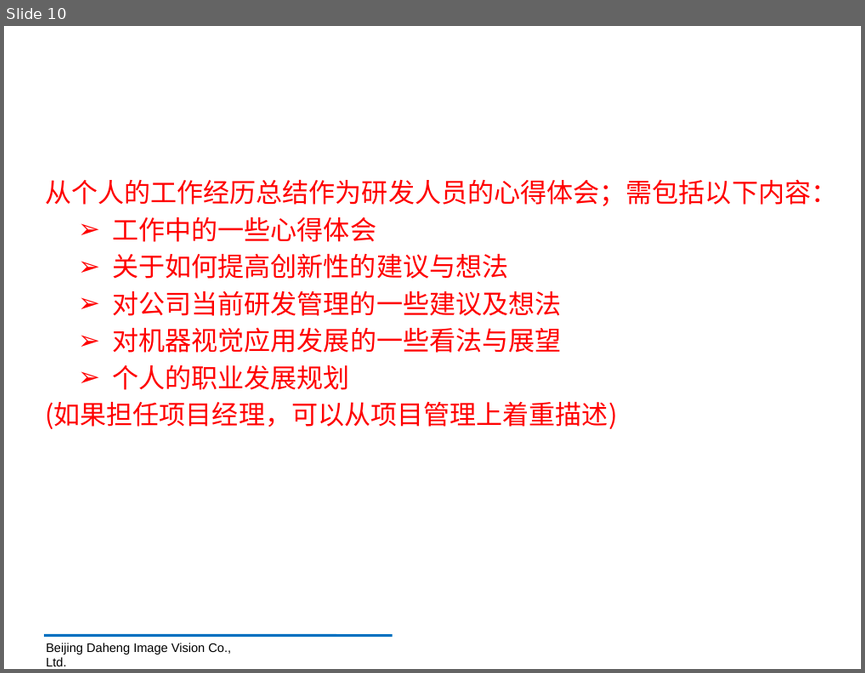
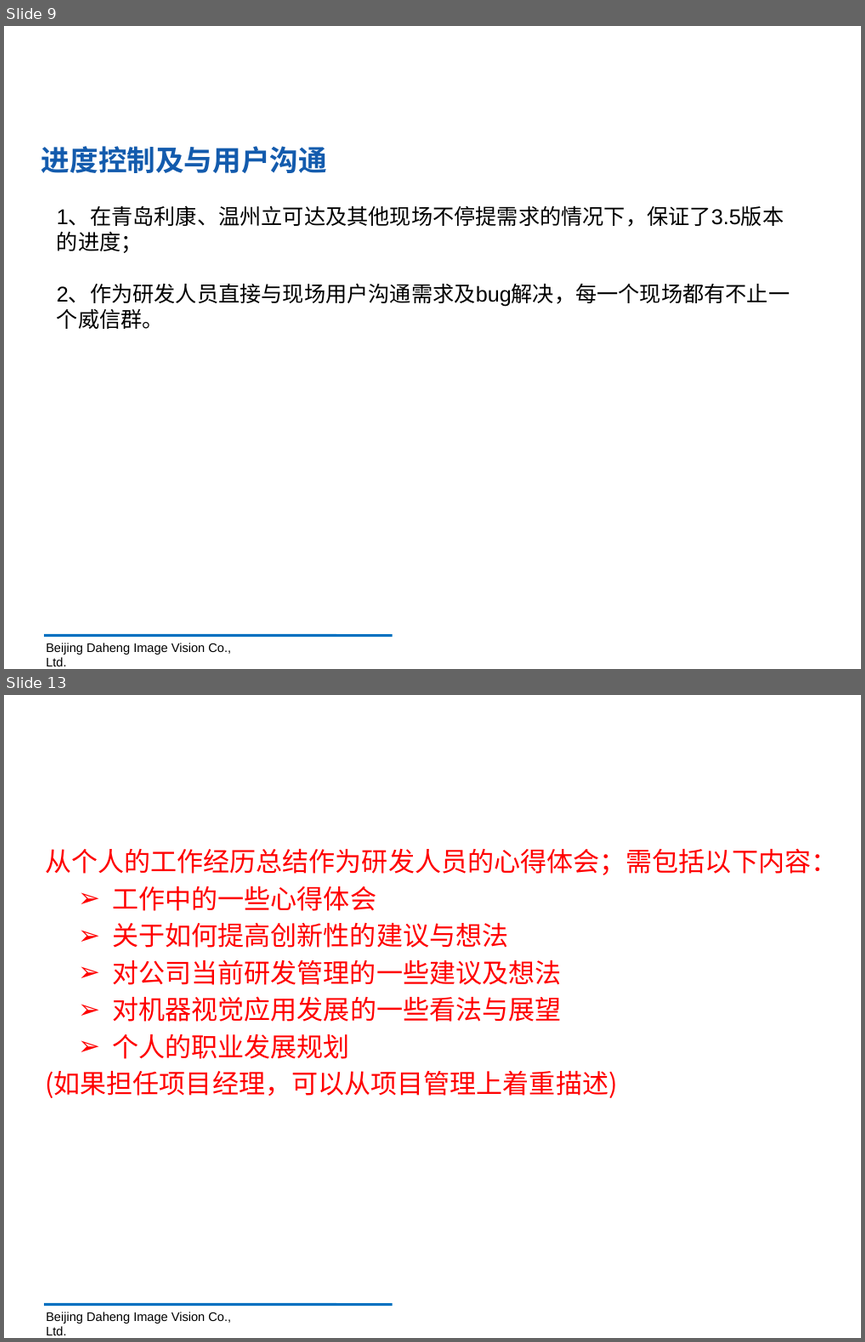
Before and after one commit to sabercc0805/daheng, a slide deck: 研发工程师述职报告PPT-张赵浩然-2018.pptx. Shown one above the other, each under a label of ours: slide 10 before the commit, slides 9 and 13 after it; the slides between them are not shown. The pictures are 865x673 and 865x1342 pixels, drawn with LibreOffice and Linux fonts; fonts in the diff are those of the drawing; background and template pictures are left out. Boxes give left, top, right and bottom in pixels: in the first picture for what was removed or moved away, otherwise in the second. Text is boxed around its words. In the diff, an @@ line names an element or a change of style, - is before the commit and + after.

```diff
--- a/研发工程师述职报告PPT-张赵浩然-2018.pptx
+++ b/研发工程师述职报告PPT-张赵浩然-2018.pptx
@@ slide 9 added at (4, 26, 861, 669), background picture (left out) @@
@@ text added at (53, 26, 825, 112), 44 pt, text #FFFFFF, bold @@
+工作业绩
@@ text added at (41, 146, 327, 173), 24 pt, text #135BAD, bold @@
+进度控制及与用户沟通
@@ text added at (57, 207, 789, 329), 18 pt, text #000000 @@
+1、在青岛利康、温州立可达及其他现场不停提需求的情况下，保证了3.5版本的进度；
+2、作为研发人员直接与现场用户沟通需求及bug解决，每一个现场都有不止一个威信群。
@@ line added from (44, 635) to (392, 635), #0070C0 2.25 pt @@
@@ text added at (46, 642, 231, 666), 10.5 pt, text #000000 @@
+Beijing Daheng Image Vision Co., Ltd.
@@ what was slide 10 is now slide 13 @@
```
Also in this commit, not shown: 4 slides changed, 4 other slides added, 2 slides removed.
